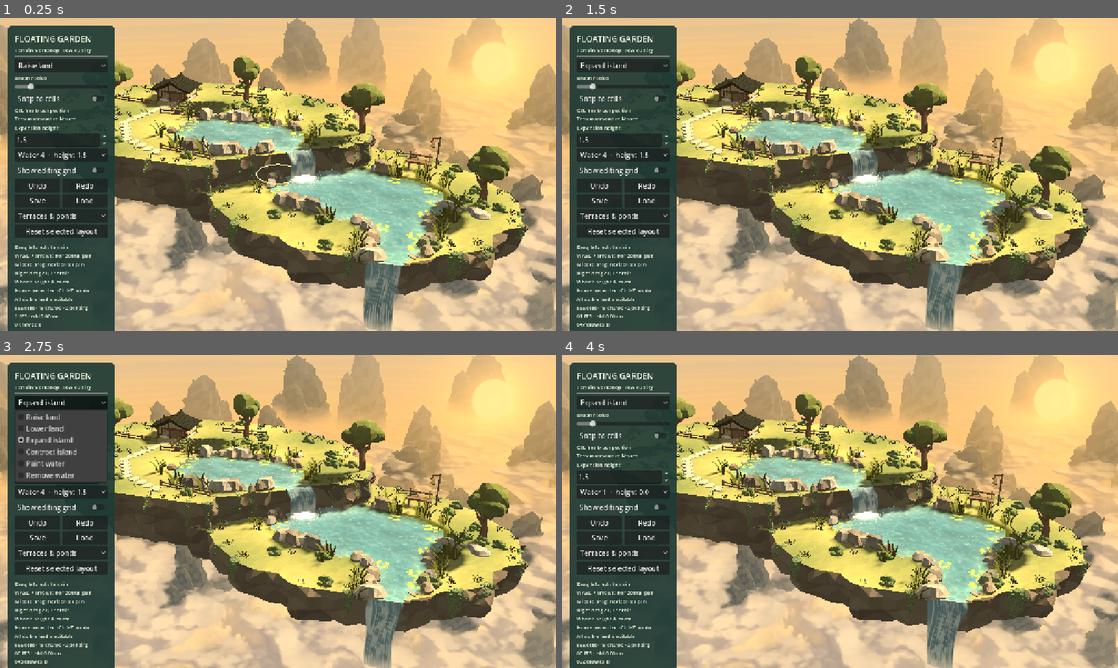
Above: before the commit, frames 1-4 (two rows, left to right).
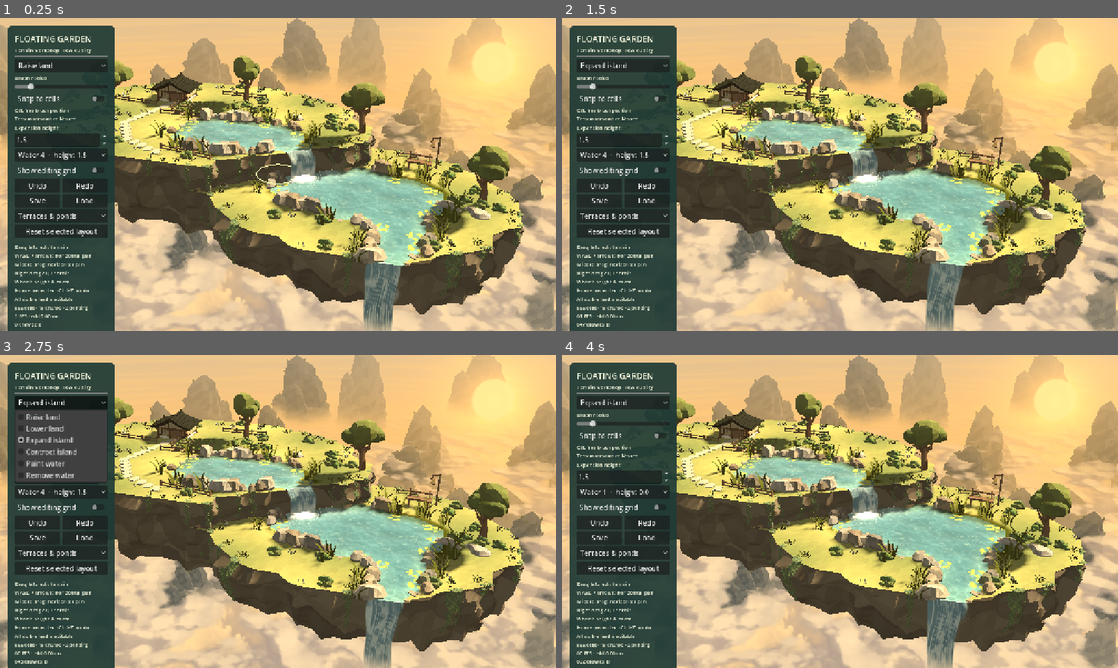
Above: after the commit, the same moments.

Repository: YI1219/Idle_and_incremental_game
Game: Godot game, scene res://scenes/terrain_editor.tscn
Two runs of this game, one before a commit and one after it. Both use one fixed random seed, a clock stepped at 60 frames per second and the inputs below.
Inputs:
- Up to frame 1 (0.25 s): no input
- Up to frame 2 (1.5 s): click "Raise land" at 0.5 s; click "Snap to cells" at 1.25 s
- Up to frame 3 (2.75 s): click "Expand island" at 2 s
- Up to frame 4 (4 s): click "Water 4 · height 1.5" at 2.75 s; click "Show editing grid" at 3.5 s

The runs differ from the first frame. In frame 1, 4.0% of the frame differs, in the area x 20-96%, y 22-100%; in frame 2, 4.0%; in frame 3, 4.0%; in frame 4, 4.0%.

Commit message:
Thicker, stepped island slab: deeper shell, uneven keel, buttress faces and lip overhang
Co-authored-by: YI <YI1219@users.noreply.github.com>

Diff:
--- a/scripts/terrain_editor/contour_terrain.gd
+++ b/scripts/terrain_editor/contour_terrain.gd
@@ -5,7 +5,10 @@
 const Legacy = preload("res://scripts/terrain_editor/chunk_geometry.gd")
 const BOTTOM := -4.5
 # Only the shell below its local supporting terrace is shortened.
-const UNDERSIDE_THICKNESS := 0.60
+const UNDERSIDE_THICKNESS := 0.80
+# World-anchored stepped lobes hang below the slab; the keel never passes this floor.
+const KEEL_DEPTH := 1.1
+const KEEL_LIMIT := -3.0
 var land_regions:Dictionary={}
 var water_regions:Dictionary={}
 var levels:Array=[]
@@ -299,9 +302,20 @@
 		# Legal height constrains playable land, not one global visual floor.
 		# Map the supporting shell continuously: low edited land still has a
 		# half-unit body, while normal terraces retain a broadly shallow foot.
-		var floor_y:float=_shell_floor(p,profile.top)
+		var mass:=smoothstep(.8,1.2,profile.inset)
+		var floor_y:float=_keel_floor(p,profile.top,mass)
 		var weight:float=clampf((profile.top-y)/maxf(.001,profile.top-profile.bottom),0,1)
 		point.y=lerpf(profile.top,floor_y,weight)
+		if profile.water<0 and mass>0.0:
+			# Broad outer faces step in and out as blocky buttresses, with a
+			# shallow notch under the lip so the turf edge overhangs. Forward
+			# masses settle back before the foot; narrow necks and walls beside
+			# falls keep their proven profile.
+			var below:float=profile.top-point.y
+			var notch:=smoothstep(0.0,.18,below)*(1.0-smoothstep(.45,.95,below))
+			var buttress:=_buttress(p)*smoothstep(.25,.85,below)
+			if buttress>0.0:buttress*=1.0-smoothstep(.55,.95,weight)
+			point+=Vector3(normal.x,0,normal.y)*(buttress*.50-notch*.24)*mass
 	if profile.water>=0 and point.y<=profile.water*.5+.045:
 		# Exposed wet walls sit behind the shared stream envelope. Limit only
 		# protruding shoulders; inland and dry cliff masses keep their full relief.
@@ -318,6 +332,32 @@
 	var variation:float=.18*sin(p.x*.43+p.y*.31)+.09*sin(p.x*.87-p.y*.57)
 	var original_floor:=minf(-2.8,top-.5)+variation*clampf((top+4.0)/4.0,0,1)
 	return top-maxf(.5,(top-original_floor)*UNDERSIDE_THICKNESS)
+
+static func _keel_floor(p:Vector2,top:float,mass:float=1.0)->float:
+	# Broad outer walls hang stepped lobes below the slab, so the underside
+	# edge is uneven but stays one mass. Low edited land keeps its thin body.
+	var slab:=_shell_floor(p,top)
+	var keel:=(_step_field(p,3.1,Vector2(17.0,3.0))*.5+.5)*KEEL_DEPTH*clampf((top+4.0)/4.0,0,1)*mass
+	return maxf(slab-keel,minf(KEEL_LIMIT,slab))
+
+static func _buttress(p:Vector2)->float:
+	return _step_field(p,2.3,Vector2.ZERO)
+
+static func _step_field(p:Vector2,size:float,salt:Vector2)->float:
+	# Plateaus with short ramps: blocky masses rather than smooth waves.
+	var q:=Vector2(p.x*.83+p.y*.56,p.y*.83-p.x*.56)/size+salt
+	var cell:=q.floor()
+	var f:=q-cell
+	var w:=Vector2(smoothstep(.36,.64,f.x),smoothstep(.36,.64,f.y))
+	var a:=_step_level(cell)
+	var b:=_step_level(cell+Vector2(1,0))
+	var c:=_step_level(cell+Vector2(0,1))
+	var d:=_step_level(cell+Vector2(1,1))
+	return lerpf(lerpf(a,b,w.x),lerpf(c,d,w.x),w.y)
+
+static func _step_level(cell:Vector2)->float:
+	var h:=fposmod(sin(cell.x*127.1+cell.y*311.7)*43758.5453,1.0)
+	return [-1.0,-.35,.40,1.0][mini(3,int(h*4.0))]
 
 func _outer_profile(p:Vector2,normal:Vector2,profile:Dictionary)->void:
 	# Membership of the outer contour owns the supporting shell. A near-corner
--- a/tests/terrain_homestead_test.gd
+++ b/tests/terrain_homestead_test.gd
@@ -38,8 +38,11 @@
  for top in [1.5,3.5]:
   for p in [Vector2.ZERO,Vector2(13,7),Vector2(-16,-3)]:
    var previous:float=-2.8+.18*sin(p.x*.43+p.y*.31)+.09*sin(p.x*.87-p.y*.57)
-   var ratio:float=(top-Contours._shell_floor(p,top))/(top-previous)
-   check(ratio>=.55 and ratio<=.65,"Shell depth reduced by 35–45%, upper boundary anchored")
+   var floor_y:float=Contours._shell_floor(p,top)
+   var ratio:float=(top-floor_y)/(top-previous)
+   check(ratio>=.78 and ratio<=.82,"Thick slab keeps 80% of the original underside depth, upper boundary anchored")
+   var keel:float=Contours._keel_floor(p,top)
+   check(keel<=floor_y and keel>=Contours.KEEL_LIMIT-.001,"Uneven keel hangs below the slab without passing the shell floor limit")
  check(Contours._shell_floor(Vector2.ZERO,-4)<=-4.5,"Minimum legal height retains supporting thickness")
  # Farm support uses the same editable field, including removal and undo.
  var row:Dictionary=rows[2]
